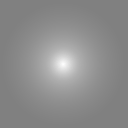
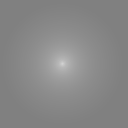
Layer changes from the first 128×128 image to the second:
painted on "背景" over bbox(16, 17, 112, 113)
